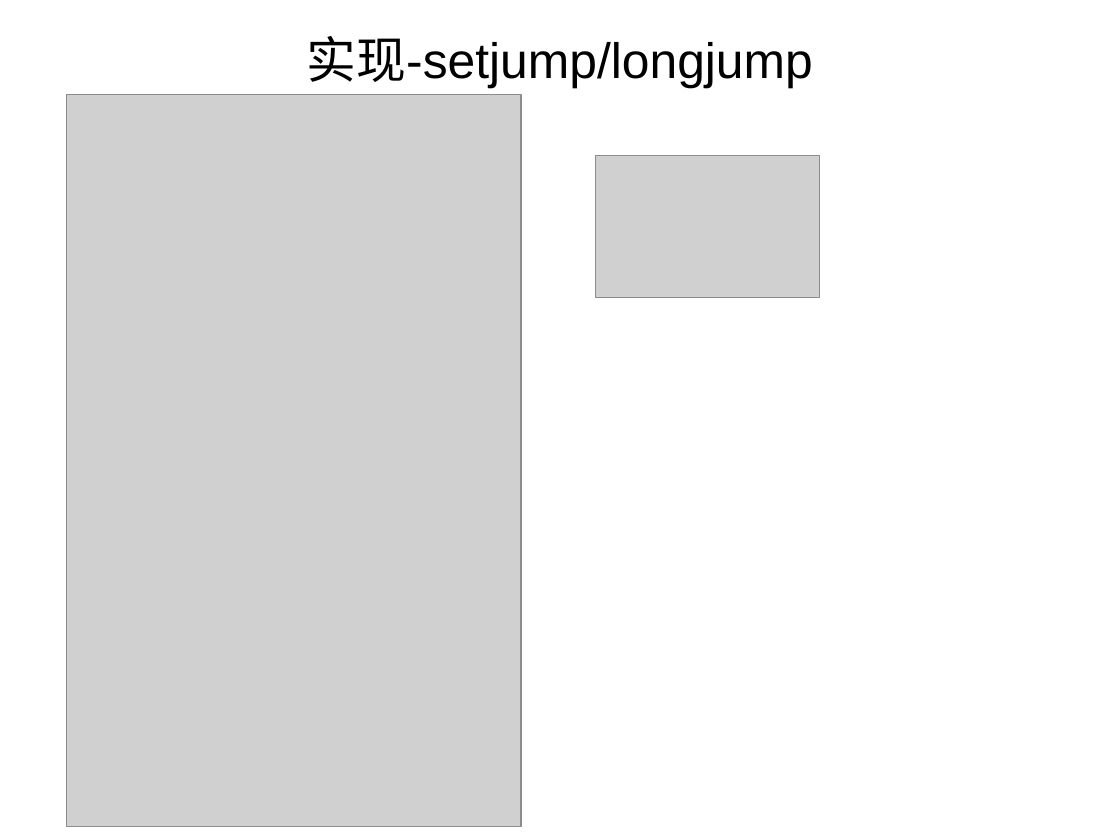
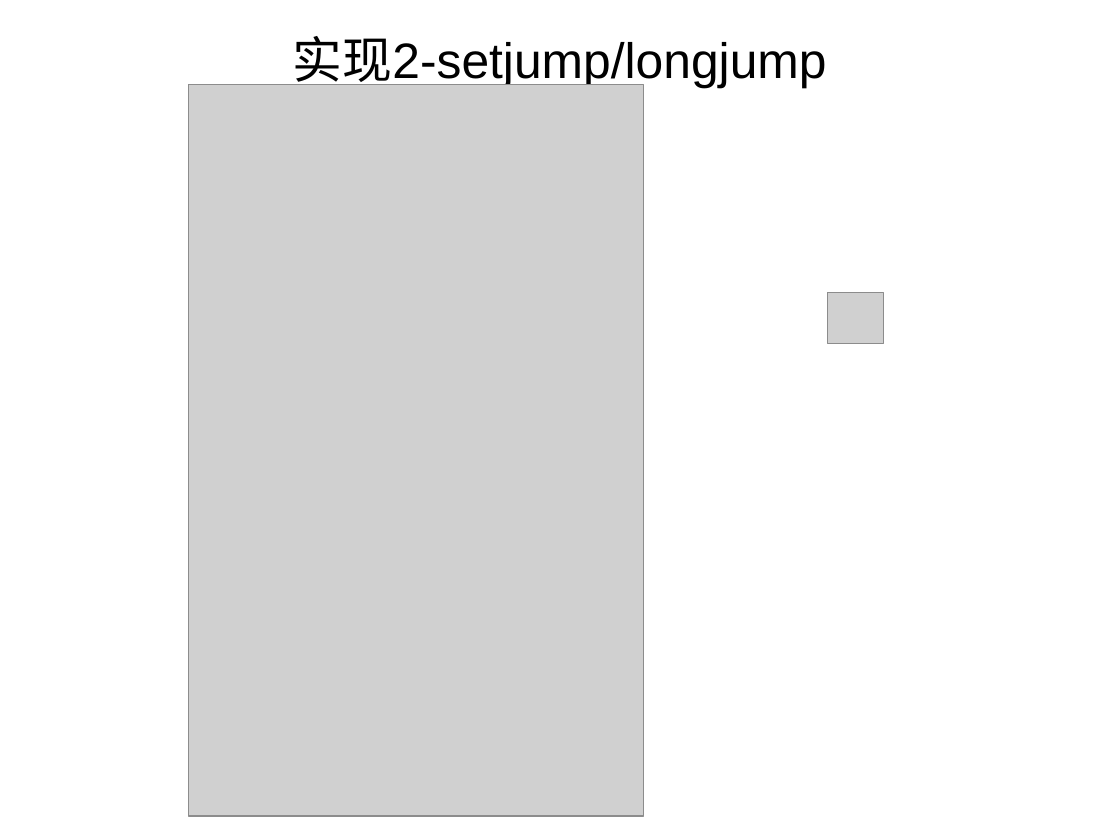
Before and after one commit to ym65536/network, a slide deck: slide 8 of coroutine/coroutine.ppt (slide 7 before the commit). Drawn at 1120x840 pixels with LibreOffice and Linux fonts; fonts in the diff are those of the drawing; grey boxes stand for pictures; background and template pictures are left out. Boxes give left, top, right and bottom in pixels: in the first picture for what was removed or moved away, otherwise in the second. Text is boxed around its words. In the diff, an @@ line names an element or a change of style, - is before the commit and + after.

```diff
--- a/coroutine/coroutine.ppt
+++ b/coroutine/coroutine.ppt
@@ title at (293,36,827,91): text changed @@
-实现-setjump/longjump
+实现2-setjump/longjump
@@ picture: place and size @@
-picture at (66,95,521,827)
+picture at (189,85,644,816)
@@ picture: place and size @@
-picture at (596,156,820,298)
+picture at (828,292,883,344)
```
Also in this commit, not shown: 3 other slides changed, 1 slide added, 3 other files.
